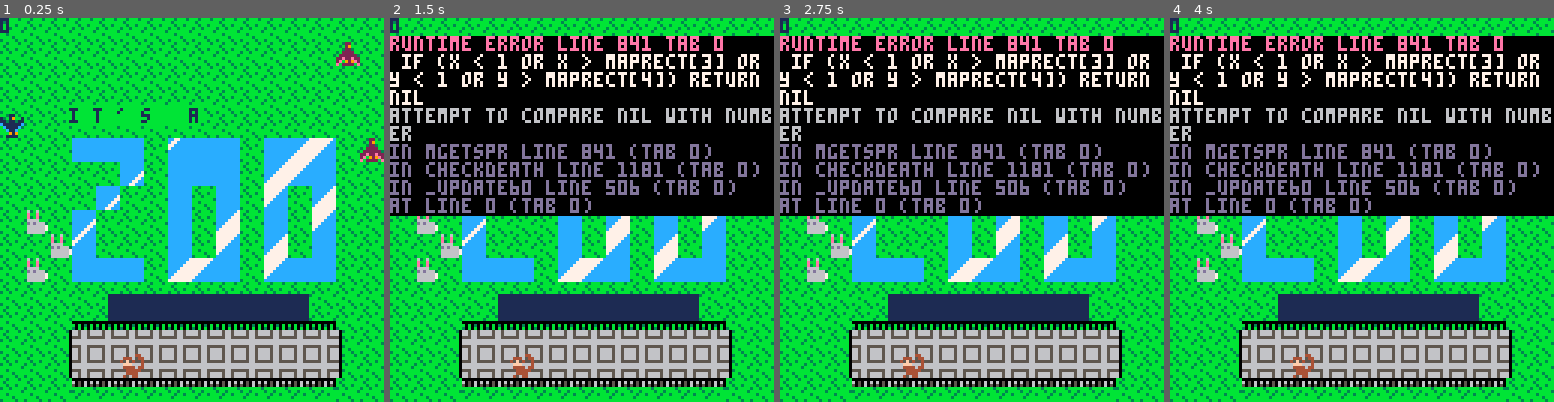
Above: before the commit, frames 1-4 (left to right).
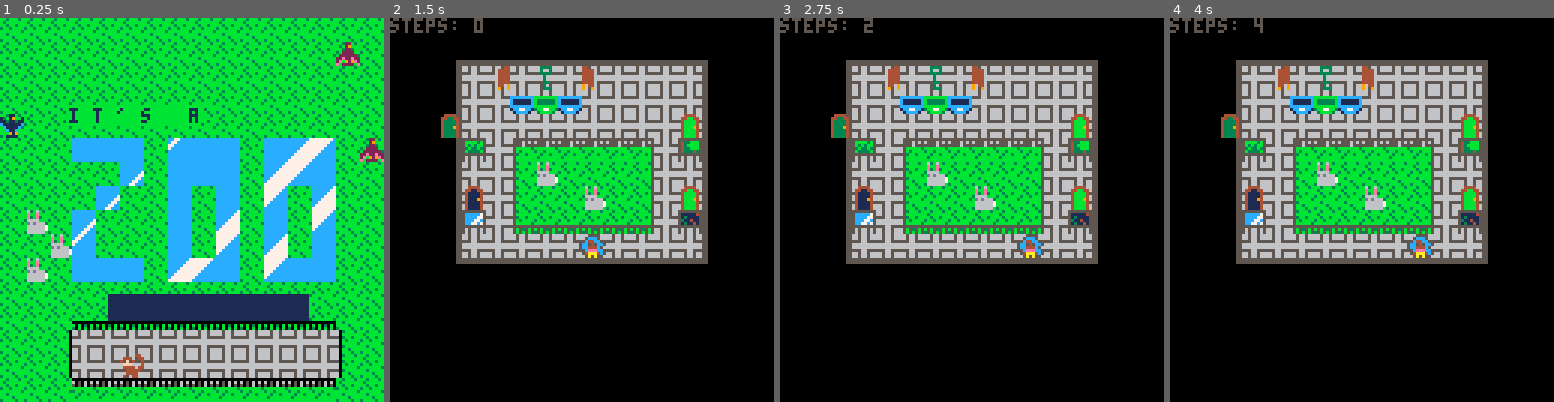
Above: after the commit, the same moments.

Repository: avalkyrie/zoo-game
Game: PICO-8 cartridge zoo.p8
Same seed, same stepped clock (60 frames per second), same inputs: the game is played once before the commit and once after it.
Inputs:
- Up to frame 1 (0.25 s): no input
- Up to frame 2 (1.5 s): tap X (X key) at 0.33, 1.07 s; tap O (Z key) at 0.7 s
- Up to frame 3 (2.75 s): hold Right 1.6-2.1 s; tap O (Z key) at 1.7, 2.1, 2.5 s; tap X (X key) at 1.85 s; hold Up 2.15-2.42 s; hold Right from 2.47 s (still down)
- Up to frame 4 (4 s): tap O (Z key) at 2.9, 3.3, 3.7 s; tap X (X key) at 2.97 s; release Right at 3.03 s; hold Left 3.08-3.58 s; hold Down 3.63-3.97 s

The runs differ from the first frame. In frame 1, less than 0.1% of the frame differs, in the area x 0-3%, y 0-4%; in frame 2, 81%, in the area x 0-100%, y 0-100%; in frame 3, 81%; in frame 4, 81%.
Error before the commit: runtime error line 841 tab 0; if (x < 1 or x > maprect[3] or y < 1 or y > maprect[4]) return nil; attempt to compare nil with number

Commit message:
Fix a crash when transitioning from the title screen to the first level.

Diff:
--- a/zoo.p8
+++ b/zoo.p8
@@ -482,7 +482,10 @@
 		-- z/x to start game
 		if (btn(4) or btn(5)) then
 			state.menu = game
+
+			if (state.lvl == 0) state.lvl = 1
 			_init()
+			return
 		end
 	end
 
@@ -631,8 +634,6 @@
 			sprgrid(blocks[i][j], i, j)
 		end
 	end
-
-	print(blkmsg, 0, 0)
 end
 
 function draw_ending()
@@ -702,9 +703,7 @@
 
 	-- dialog box
 	--drawbox({text[4], text[5]})
-	drawbox({text[6], text[7], text[8]})
-
-
+	--drawbox({text[6], text[7], text[8]})
 end
 
 function drawbossbox(sa)
